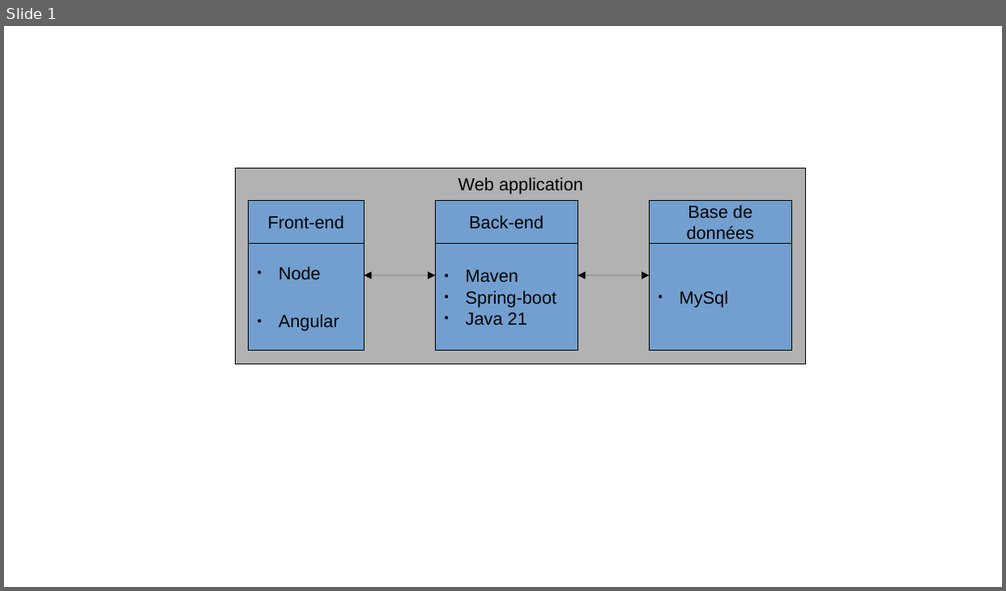
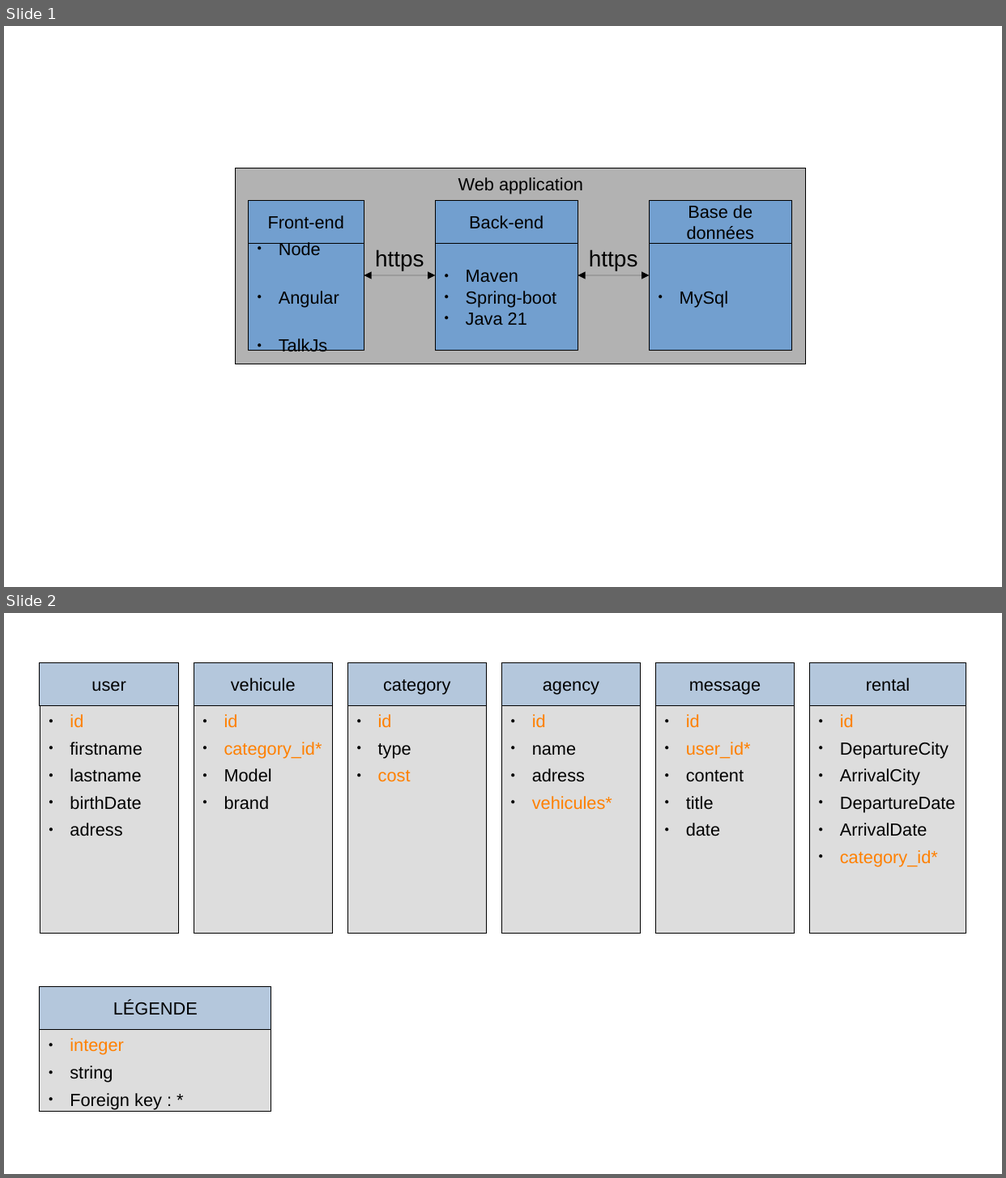
Before and after one commit to ZaeRon007/Projet13, a slide deck: documents/schémas.odp. Shown one above the other, each under a label of ours: slide 1 before the commit, slides 1 and 2 after it. The pictures are 1006x591 and 1006x1178 pixels, drawn with LibreOffice and Linux fonts; fonts in the diff are those of the drawing. Boxes give left, top, right and bottom in pixels: in the first picture for what was removed or moved away, otherwise in the second. Text is boxed around its words. In the diff, an @@ line names an element or a change of style, - is before the commit and + after.

```diff
--- a/documents/schémas.odp
+++ b/documents/schémas.odp
@@ slide 2 added at bbox=[4, 613, 1002, 1174], background #FFFFFF @@
@@ group added at bbox=[40, 662, 966, 1113]: 14 rectangles @@
+user
+● id
+● firstname
+● lastname
+● birthDate
+● adress
+vehicule
+● id
+● category_id*
+● Model
+● brand
+category
+● id
+● type
+● cost
+agency
+● id
+● name
+● adress
+● vehicules*
+message
+● id
+● user_id*
+● content
+● title
+● date
+rental
+● id
+● DepartureCity
+● ArrivalCity
+● DepartureDate
+● ArrivalDate
+● category_id*
+● integer
+● string
+● Foreign key : *
+LÉGENDE
@@ slide 1 changed as well @@
@@ text added at bbox=[375, 250, 424, 271], 18 pt, text #000000 @@
+https
@@ text added at bbox=[589, 250, 638, 271], 18 pt, text #000000 @@
+https
@@ text in rectangle at bbox=[279, 339, 327, 356]: paragraph added @@
+● TalkJs
```
Also in this commit, not shown: 1 slide removed, 4 other files.
